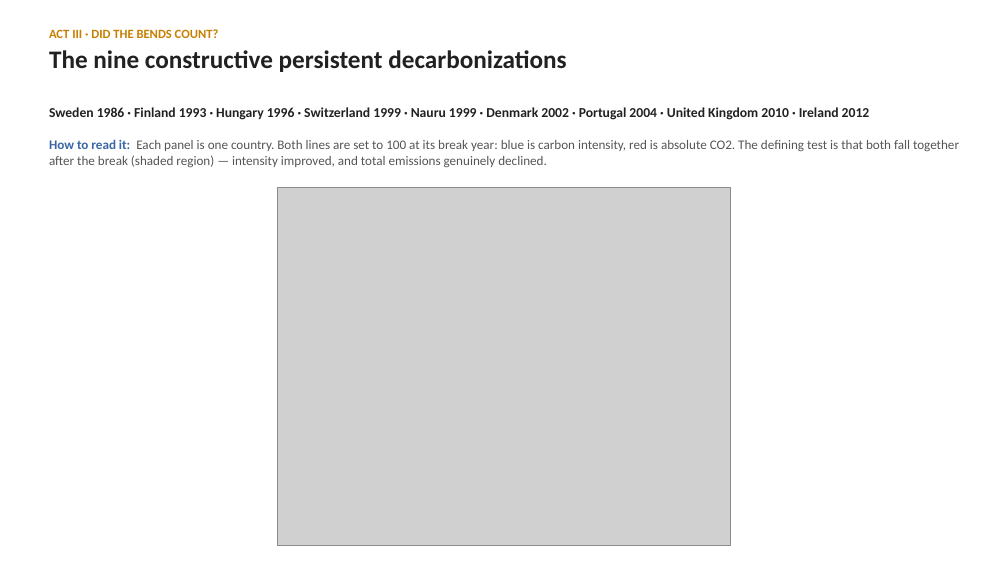
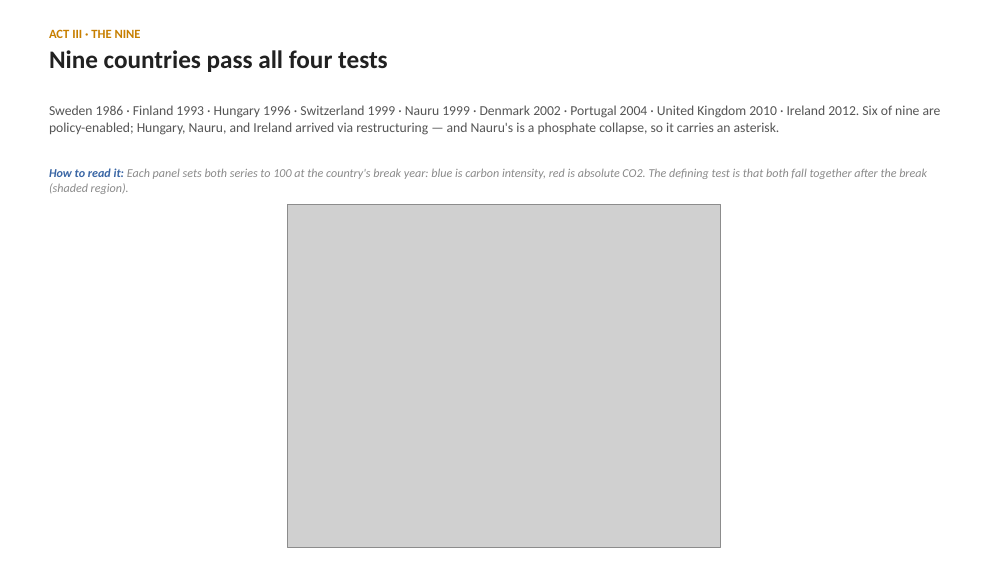
Before and after one commit to cwejnert/HDI-Happiness, a slide deck: slide 19 of carbon_breakpoints_takeaway_figures/what_bends_the_curve_final.pptx (slide 16 before the commit). Drawn at 1008x567 pixels with LibreOffice and Linux fonts; fonts in the diff are those of the drawing; grey boxes stand for pictures. Boxes give left, top, right and bottom in pixels: in the first picture for what was removed or moved away, otherwise in the second. Text is boxed around its words. In the diff, an @@ line names an element or a change of style, - is before the commit and + after.

```diff
--- a/carbon_breakpoints_takeaway_figures/what_bends_the_curve_final.pptx
+++ b/carbon_breakpoints_takeaway_figures/what_bends_the_curve_final.pptx
@@ text at [49,29,388,72]: text changed @@
-ACT III · DID THE BENDS COUNT?
-The nine constructive persistent decarbonizations
+ACT III · THE NINE
+Nine countries pass all four tests
@@ text at [49,105,941,135]: text changed; text colour #212121 to #555555; bold off @@
-Sweden 1986 · Finland 1993 · Hungary 1996 · Switzerland 1999 · Nauru 1999 · Denmark 2002 · Portugal 2004 · United Kingdom 2010 · Ireland 2012
+Sweden 1986 · Finland 1993 · Hungary 1996 · Switzerland 1999 · Nauru 1999 · Denmark 2002 · Portugal 2004 · United Kingdom 2010 · Ireland 2012. Six of nine are policy-enabled; Hungary, Nauru, and Ireland arrived via restructuring — and Nauru's is a phosphate collapse, so it carries an asterisk.
@@ text at [49,168,927,194]: text changed; size 12.5 to 11.5 pt; text colour #555555 to #8A8A8A; italic on @@
-How to read it: Each panel is one country. Both lines are set to 100 at its break year: blue is carbon intensity, red is absolute CO2. The defining test is that both fall together after the break (shaded region) — intensity improved, and total emissions genuinely declined.
+How to read it: Each panel sets both series to 100 at the country's break year: blue is carbon intensity, red is absolute CO2. The defining test is that both fall together after the break (shaded region).
@@ picture: place and size @@
-picture at [278,188,730,546]
+picture at [287,204,721,547]
```
Also in this commit, not shown: 13 other slides changed, 13 slides added, 8 slides removed, 2 other files.
